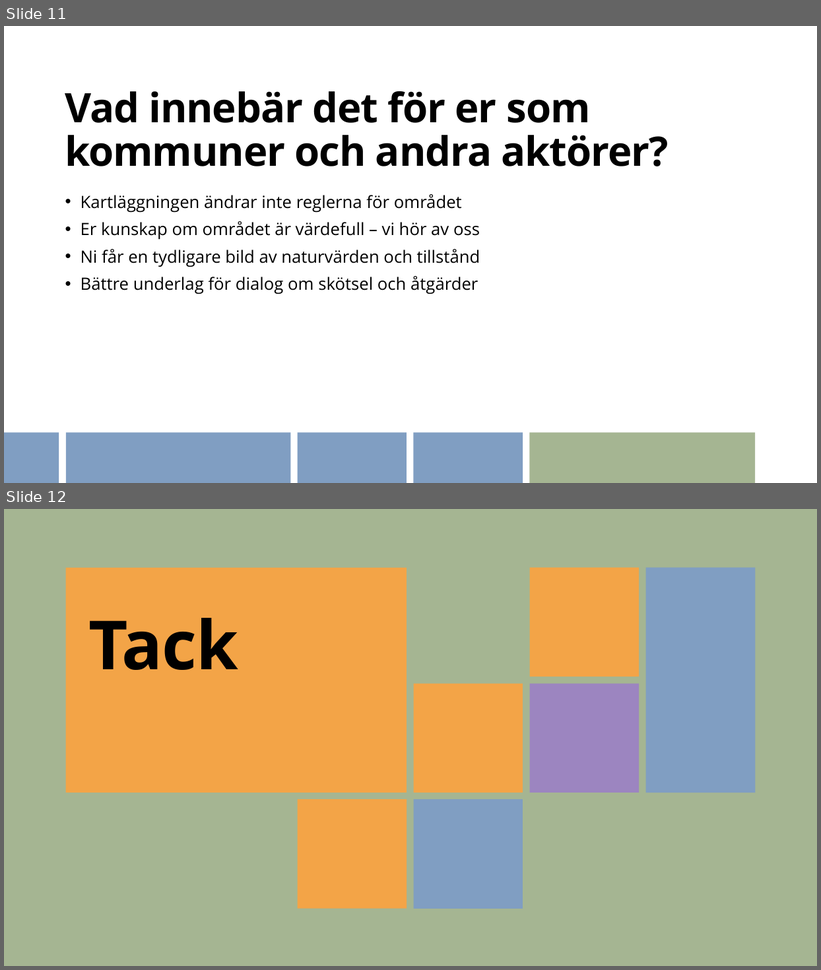
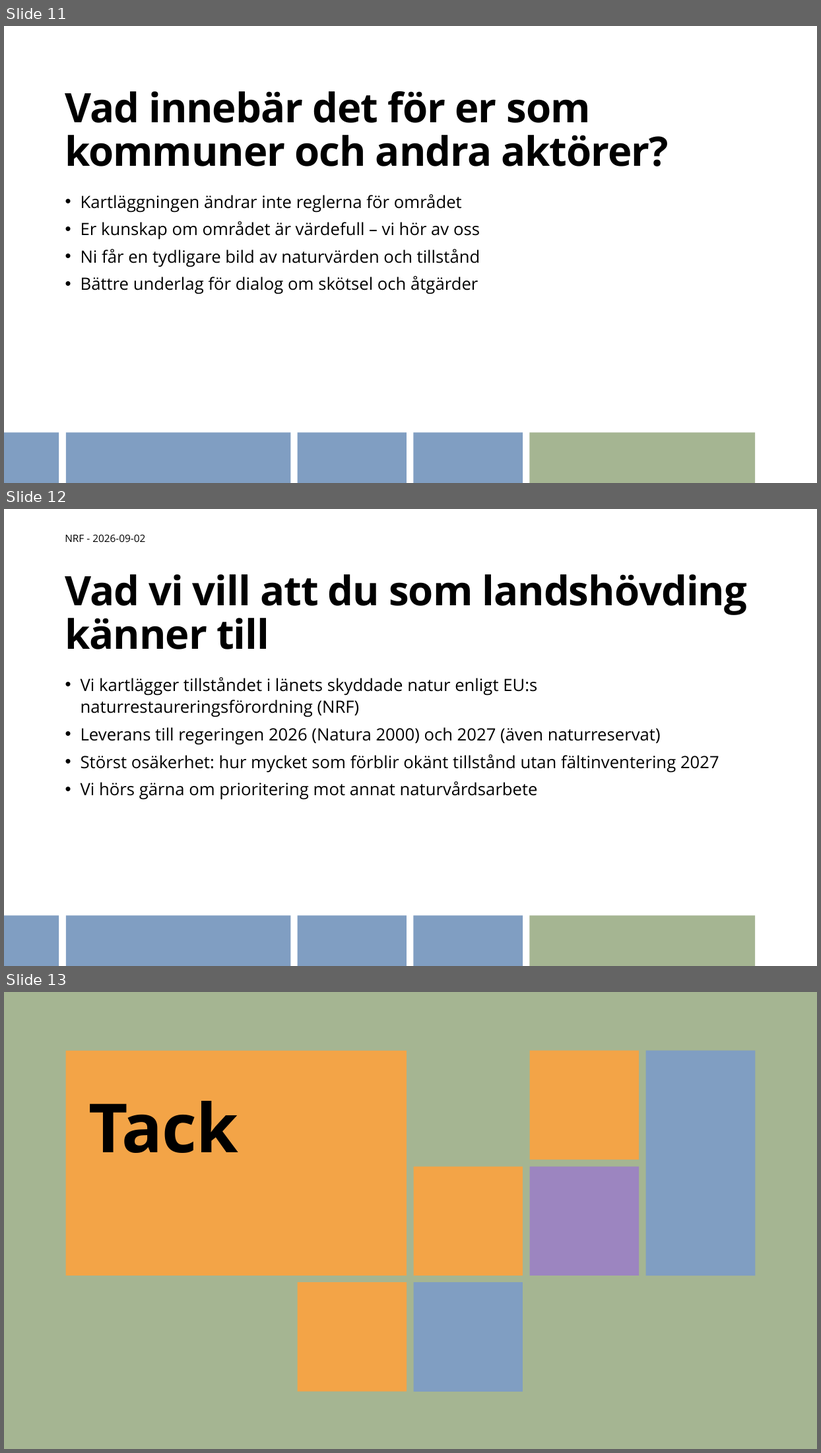
Before and after one commit to ulfboge/lansstyrelsen-nrr, a slide deck: docs/nrf-presentation-v2.pptx. Shown one above the other, each under a label of ours: slides 11 and 12 before the commit, slides 11, 12 and 13 after it. The pictures are 821x970 and 821x1453 pixels, drawn with LibreOffice and Linux fonts; fonts in the diff are those of the drawing; background and template pictures are left out. Boxes give left, top, right and bottom in pixels: in the first picture for what was removed or moved away, otherwise in the second. Text is boxed around its words. In the diff, an @@ line names an element or a change of style, - is before the commit and + after.

```diff
--- a/docs/nrf-presentation-v2.pptx
+++ b/docs/nrf-presentation-v2.pptx
@@ slide 12 added at (4,509,817,966), background #FFFFFF; not listed: 5 template elements that a slide beside it also shows @@
@@ text added at (65,535,145,542), 12 pt, text #000000 @@
+NRF - 2026-09-02
@@ title added at (65,574,748,650), 48 pt, text #000000, bold @@
+Vad vi vill att du som landshövding känner till
@@ text added at (81,677,719,800), 20 pt, text #000000 @@
+• Vi kartlägger tillståndet i länets skyddade natur enligt EU:s naturrestaureringsförordning (NRF)
+• Leverans till regeringen 2026 (Natura 2000) och 2027 (även naturreservat)
+• Störst osäkerhet: hur mycket som förblir okänt tillstånd utan fältinventering 2027
+• Vi hörs gärna om prioritering mot annat naturvårdsarbete
@@ what was slide 12 is now slide 13 @@
```
Also in this commit, not shown: 1 slide changed.
